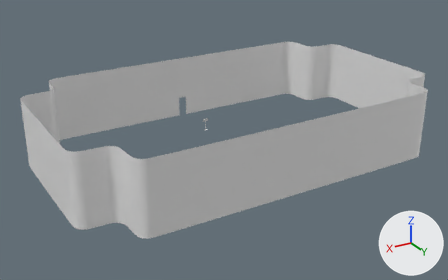
The Blender file Assets/Environments/stelle.blend as it was, and as the next commit left it.
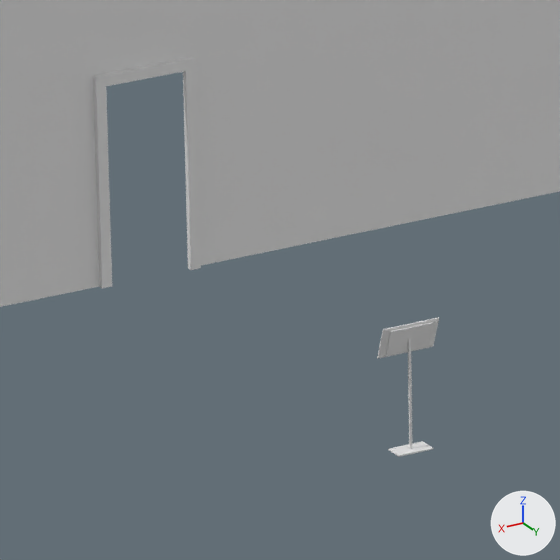
There are two pictures of each version: one whole from a 50 mm lens placed at (27.3, 43.78, 22.93), pointed at (1.17, 0.22, 1.16), one close up on the part from 38% to 49% of the width and 32% to 50% of the height. The axes (+X, +Y, +Z) are drawn at lower right. The lights are the same throughout. The same objects are shown in both versions, whatever each file hides.

Names of what the first close-up shows: 'Frame - Elevator', 'Screen', 'Stand', 'Walls'.
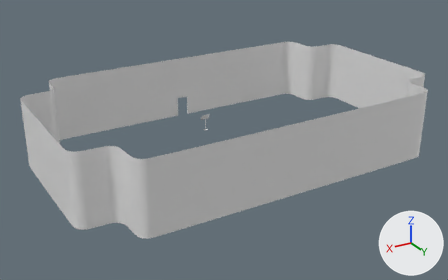
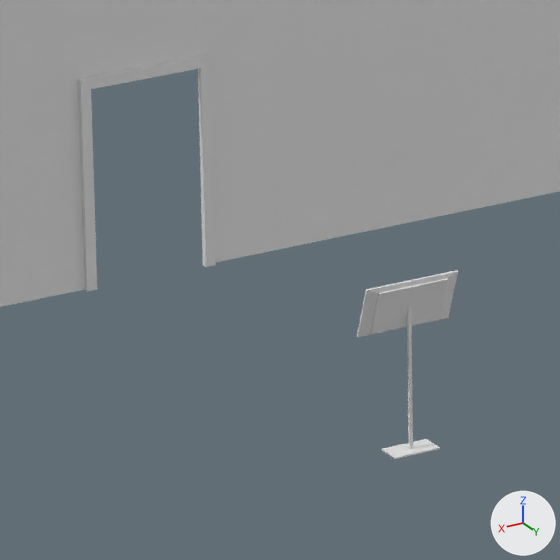
Changed parts and their boxes (x1, y1, x2, y2) in the close-ups (560 x 560 px; the box of a moved part takes in the faces that stretch with it):
'Walls', mesh rescaled
    both: (0, 0, 560, 307)
'Frame - Elevator', reshaped (28% wider)
    before: (93, 57, 201, 288)
    after: (78, 54, 216, 292)
'Screen', moved, rescaled (62% wider, 60% taller)
    before: (377, 317, 439, 359)
    after: (357, 270, 458, 338)
'Stand', moved, rescaled (28% wider, 28% taller)
    before: (388, 338, 433, 457)
    after: (382, 306, 440, 459)
part 1 of me_cube_003, moved or reshaped
    before: (183, 59, 201, 270)
    after: (198, 56, 216, 267)
part 2 of me_cube_003, moved or reshaped
    before: (93, 57, 195, 288)
    after: (78, 54, 210, 292)

Edits to the bpy script that builds the scene:
```text
Change me_cube_003:
    where me_cube_003.from_pydata(...)  # 16 vertices, 14 faces; spans x -0.5..0.5, y -0.04..0.02, z -0.9..1.1
    used by ob_frame___elevator; location = (0.0, -9.963, 0.899); scale = (1.0, 1.0, 1.0)
    me_cube_003 part 1: all 8 vertices in x -0.5..-0.4, y -0.04..0.02, z -0.9..1.1 are moved by (-0.15, 0.0, 0.0)
    me_cube_003 part 2: all 8 vertices in x 0.4..0.5, y -0.04..0.02, z -0.9..1.1 are moved by (0.15, 0.0, 0.0)
Change me_cube_004:
    where me_cube_004.from_pydata(...)  # 8 vertices, 6 faces; spans x -0.5..0.5, y -0.5..0.5, z -0.9..1.29
    used by ob_cube; parent = ob_frame___elevator; location = (0.0, -10.13, 0.691); scale = (1.0, 1.0, 1.01)
    me_cube_004 part 3: the whole mesh is scaled about its middle by (1.2, 1, 1)
Change ob_screen:
    ob_screen.location: (0.0, -5.205, 1.0) -> (0.0, -5.207, 1.3)
    ob_screen.scale: (1.5, 1.5, 1.5) -> (2.44, 2.44, 2.44)
Change ob_stand:
    ob_stand.location: (0.0, -5.195, 0.2) -> (0.0, -5.194, 0.26)
    ob_stand.scale: (1.0, 1.0, 1.0) -> (1.3, 1.3, 1.3)
```
